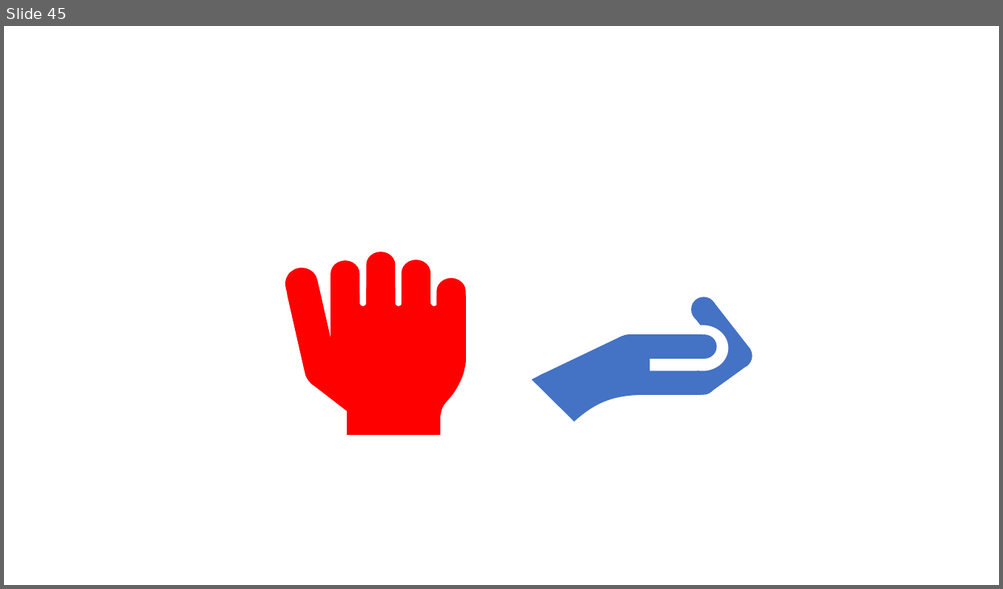
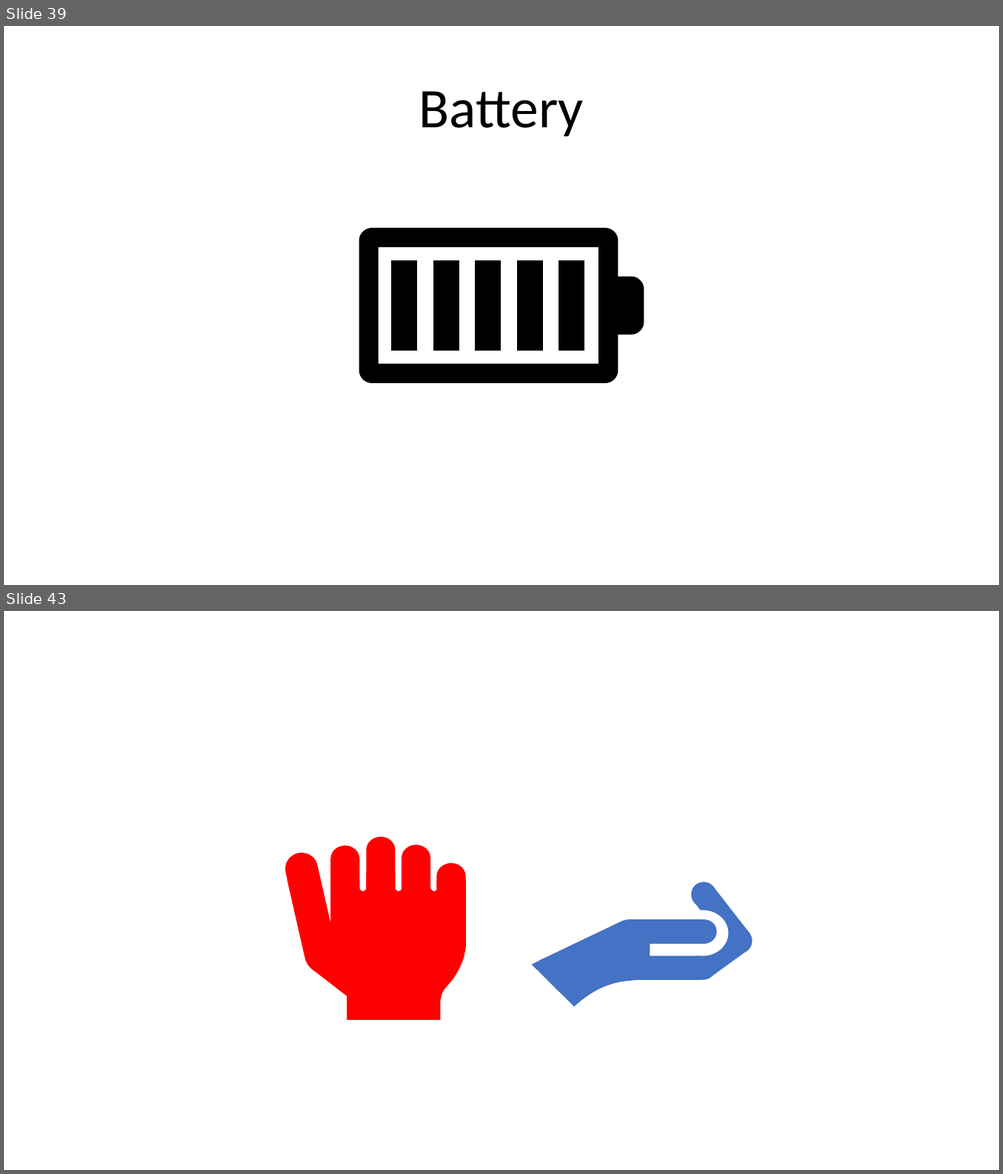
Before and after one commit to Sebastian-Whitehead/MED6_Projekt, a slide deck: BCI AV.pptx. Shown one above the other, each under a label of ours: slide 45 before the commit, slides 39 and 43 after it; the slides between them are not shown. The pictures are 1003x589 and 1003x1174 pixels, drawn with LibreOffice and Linux fonts; fonts in the diff are those of the drawing. Boxes give left, top, right and bottom in pixels: in the first picture for what was removed or moved away, otherwise in the second. Text is boxed around its words. In the diff, an @@ line names an element or a change of style, - is before the commit and + after.

```diff
--- a/BCI AV.pptx
+++ b/BCI AV.pptx
@@ slide 39 added at bbox=[4, 26, 999, 585], background #FFFFFF @@
@@ title added at bbox=[419, 91, 583, 137], 54 pt, text #000000 @@
+Battery
@@ freeform shape added at bbox=[359, 228, 644, 383], fill #000000 @@
@@ freeform shape added at bbox=[391, 261, 418, 352], fill #000000 @@
@@ freeform shape added at bbox=[433, 261, 459, 352], fill #000000 @@
@@ freeform shape added at bbox=[475, 261, 501, 352], fill #000000 @@
@@ freeform shape added at bbox=[517, 261, 543, 352], fill #000000 @@
@@ freeform shape added at bbox=[558, 261, 584, 352], fill #000000 @@
@@ what was slide 45 is now slide 43 @@
```
Also in this commit, not shown: 2 slides changed, 2 other slides added, 5 slides removed, 4 other files.
